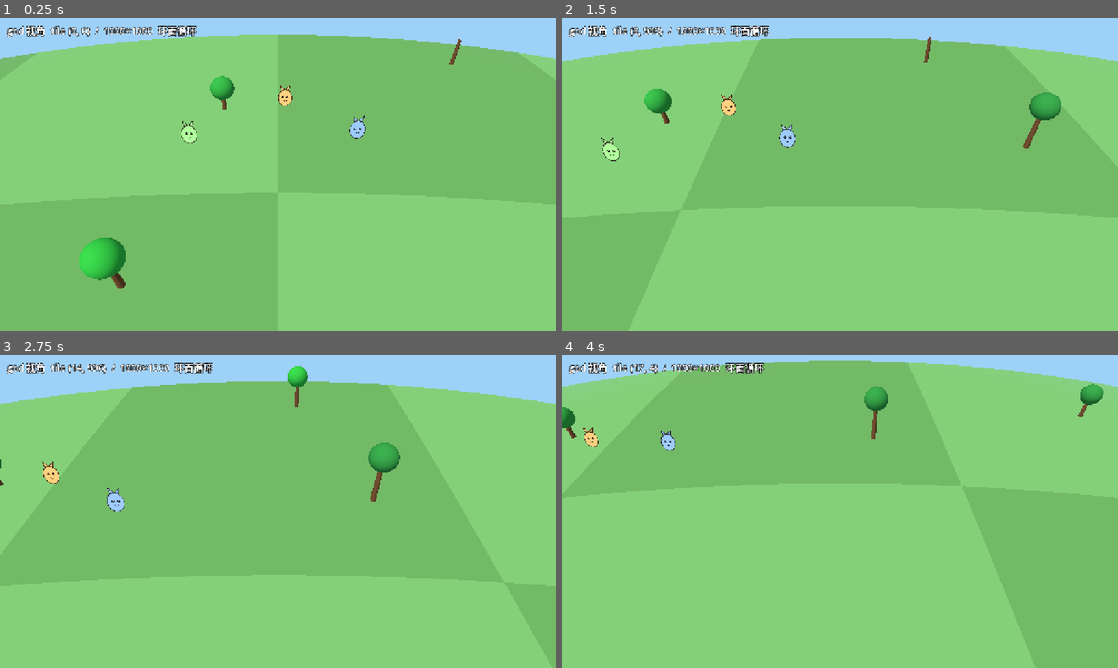
Above: before the commit, frames 1-4 (two rows, left to right).
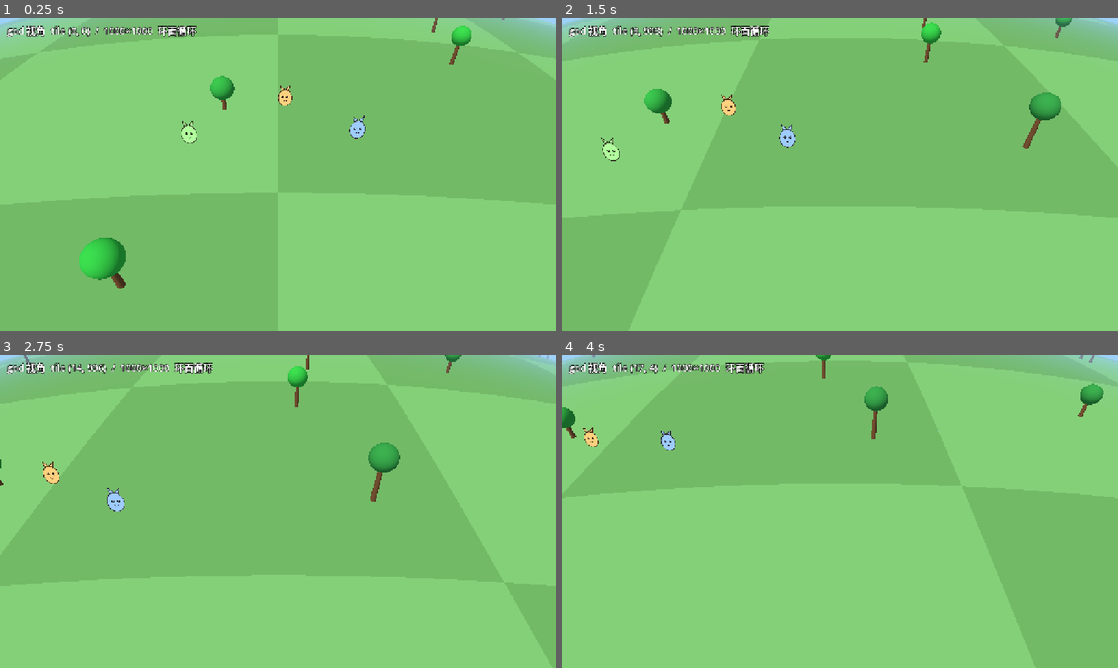
Above: after the commit, the same moments.

Repository: hoveychen/maliang
Game: Godot game, scene res://main.tscn
Same seed, same stepped clock (60 frames per second), same inputs: the game is played once before the commit and once after it.
Inputs (mouse positions are in pixels of both pictures, inside the frame that each line leads up to):
- Up to frame 1 (0.25 s): no input
- Up to frame 2 (1.5 s): tap Enter (ui_accept) at 0.5, 0.77 s; move the mouse to (962, 158) at 0.52 s; hold Right (ui_right) 0.53-1.25 s; click (962, 158) at 0.67 s; drag from (728, 190) to (812, 237) at 1.27 s
- Up to frame 3 (2.75 s): tap Enter (ui_accept) at 2 s; move the mouse to (333, 442) at 2.02 s; hold Right (ui_right) from 2.03 s (still down)
- Up to frame 4 (4 s): release Right (ui_right) at 2.75 s; drag from (812, 574) to (673, 464) at 2.77 s; tap Enter (ui_accept) at 3.5, 3.77 s; move the mouse to (1006, 558) at 3.52 s; hold Left (ui_left) from 3.53 s (still down)

The runs differ from the first frame. In frame 1, 7.3% of the frame differs, in the area x 0-100%, y 0-14%; in frame 2, 8.3%; in frame 3, 10%, in the area x 0-100%, y 0-16%; in frame 4, 4.3%.

Commit message:
fix(client): extra_cull_margin 修复弯曲网格被误剔除（屋顶/高处接近屏幕边缘消失）
根因: world-bending 在 GPU 位移顶点, 但 Godot 视锥裁剪按物体原始 AABB 算 →
高处/远处小网格(屋顶/树冠)原始 AABB 移出视锥即被整体剔除。
修: 给所有弯曲网格(地块/树/房子)设 extra_cull_margin=220(>最大弯曲下压~158)。

Diff:
--- a/scripts/chunk_manager.gd
+++ b/scripts/chunk_manager.gd
@@ -10,6 +10,9 @@
 const CHUNKS_PER_SIDE := WorldGrid.GRID_TILES / CHUNK_TILES            ## 40
 const R := 7                                                          ## 半径（区块数）→ 15×15（更平视角铺到地平线）
 const RENDER_RADIUS := float(R) * 50.0 - 25.0                         ## 圆形渲染半径(≈325)，超出隐藏
+## world-bending 在 GPU 位移顶点，但视锥裁剪按原始 AABB → 高处/远处网格会被误剔除。
+## 给所有弯曲网格设大裁剪边距，避免接近屏幕边缘时整块消失。
+const CULL_MARGIN := 220.0
 
 ## slot 数组，每项 { root:Node3D, tile:MeshInstance3D, deco:Node3D, wrapped:Vector2i }
 var _slots: Array = []
@@ -29,6 +32,7 @@
 	plane.subdivide_depth = 12
 	tile.mesh = plane
 	tile.material_override = BendMat.make(Color.WHITE)
+	tile.extra_cull_margin = CULL_MARGIN
 	root.add_child(tile)
 	var deco := Node3D.new()
 	root.add_child(deco)
@@ -103,6 +107,7 @@
 	body.mesh = box
 	var walls := [Color(0.96, 0.86, 0.7), Color(0.92, 0.8, 0.85), Color(0.8, 0.88, 0.96)]
 	body.material_override = BendMat.make(walls[posmod(h, walls.size())])
+	body.extra_cull_margin = CULL_MARGIN
 	body.position = pos + Vector3(0.0, 2.0, 0.0)
 	parent.add_child(body)
 
@@ -114,6 +119,7 @@
 	pyr.radial_segments = 4
 	roof.mesh = pyr
 	roof.material_override = BendMat.make(Color(0.82, 0.4, 0.32))
+	roof.extra_cull_margin = CULL_MARGIN
 	roof.position = pos + Vector3(0.0, 5.6, 0.0)
 	roof.rotation_degrees = Vector3(0.0, 45.0, 0.0)  # 对齐方形墙体
 	parent.add_child(roof)
@@ -127,6 +133,7 @@
 	cyl.height = height
 	trunk.mesh = cyl
 	trunk.material_override = BendMat.make(Color(0.45, 0.3, 0.18))
+	trunk.extra_cull_margin = CULL_MARGIN
 	trunk.position = pos + Vector3(0.0, height * 0.5, 0.0)
 	parent.add_child(trunk)
 
@@ -137,5 +144,6 @@
 	crown.mesh = sph
 	var g := 0.5 + float(h % 4) * 0.08
 	crown.material_override = BendMat.make(Color(0.2, g, 0.25))
+	crown.extra_cull_margin = CULL_MARGIN
 	crown.position = pos + Vector3(0.0, height + 0.6, 0.0)
 	parent.add_child(crown)
